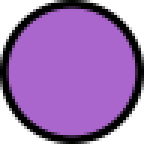
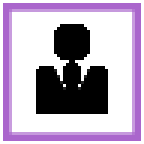
Revision of a layered 144x144 image; what changed, layer by layer:
showed "usertie" over [36, 24, 108, 114]
hid "Ellipse 3" over [0, 0, 144, 144]
added layer "Rechteck 1" above "Ellipse 2" over [3, 3, 141, 141]
